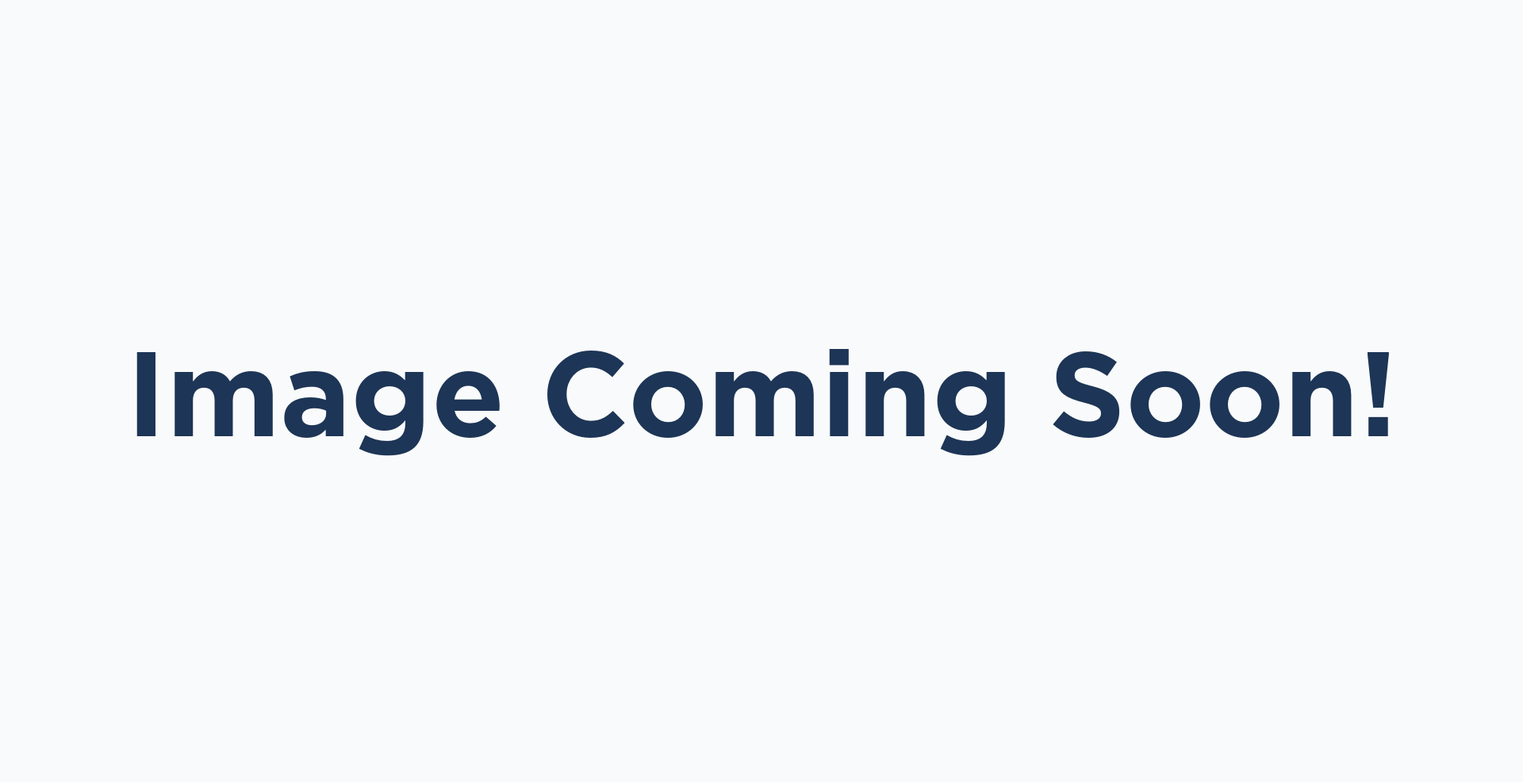
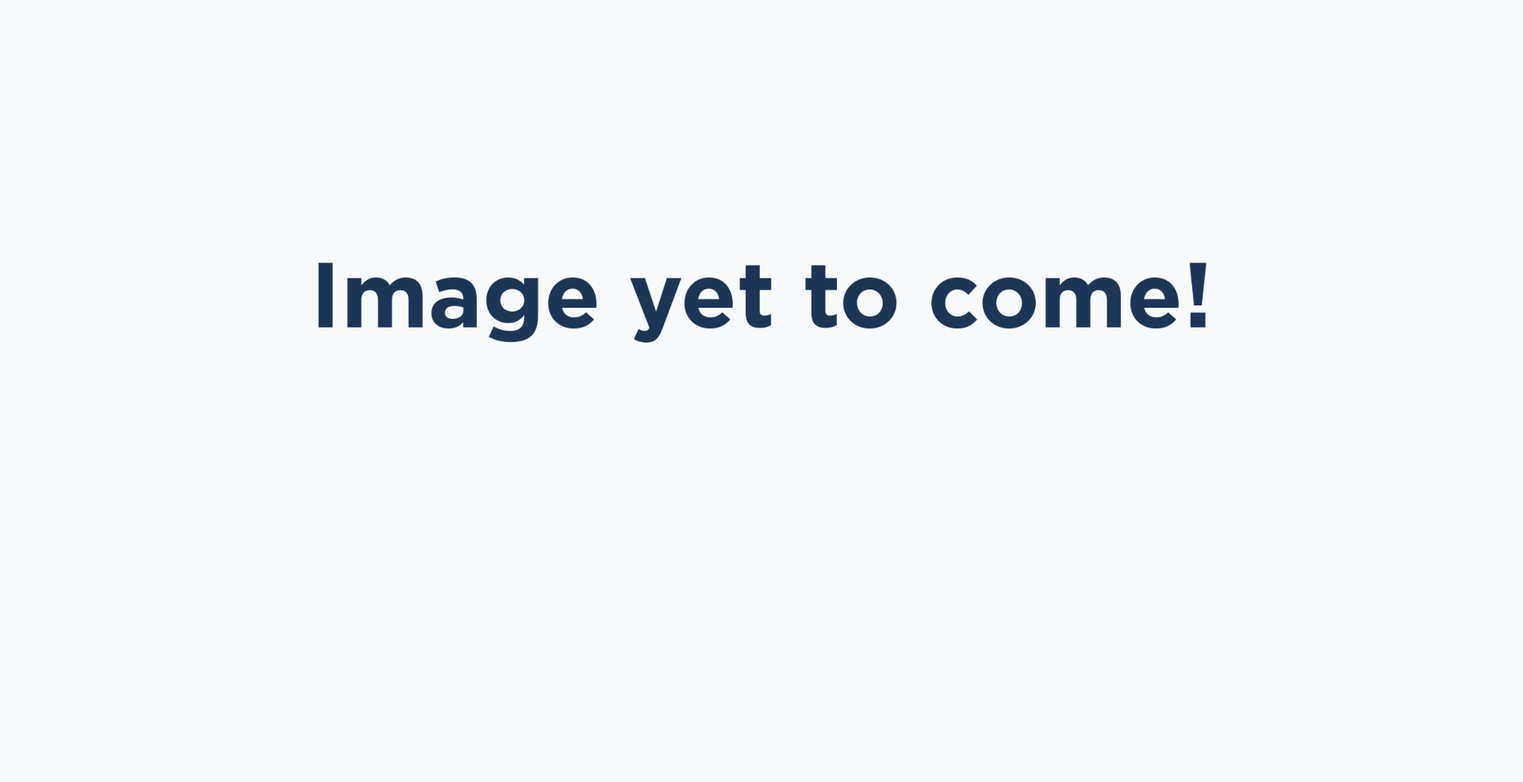
Comparing the layer stacks of the two 1523×782 images. Changes:
renamed "Image Coming Soon!" to "Image yet to come!", painted on it over (136, 262, 1390, 457)
